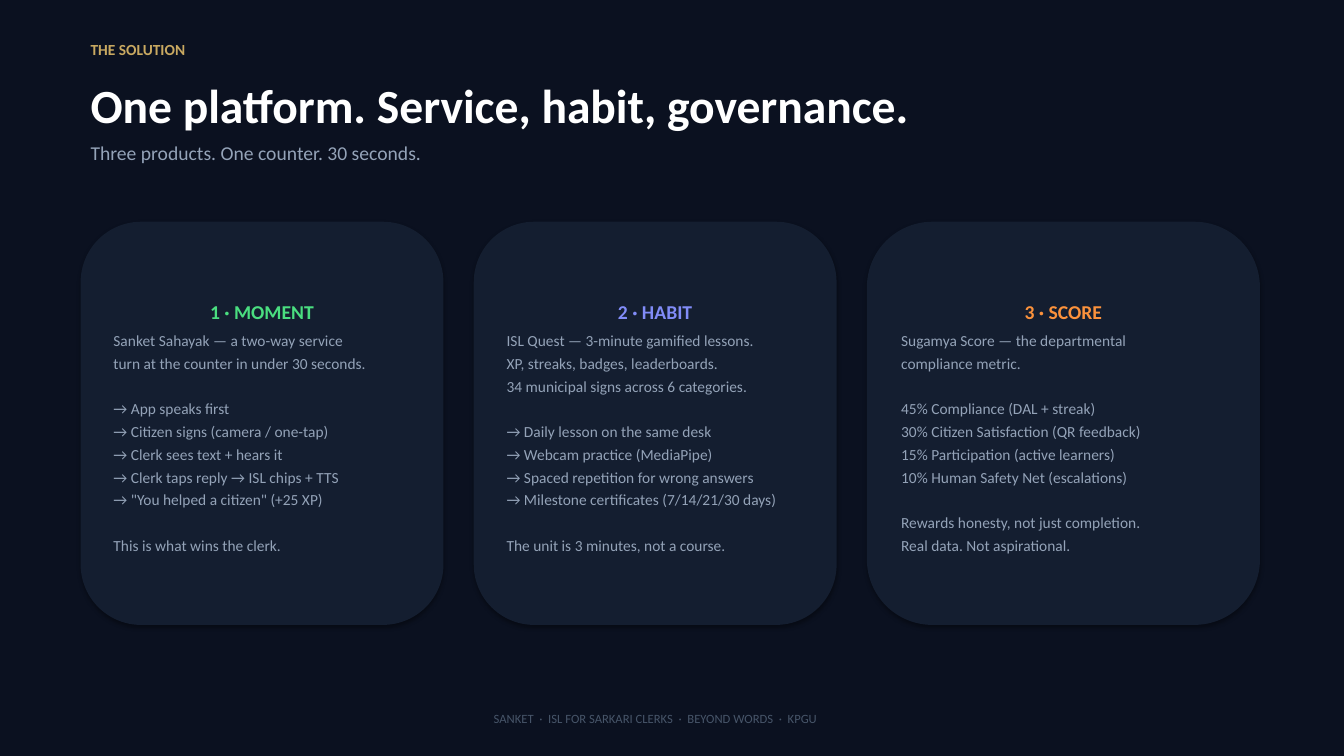
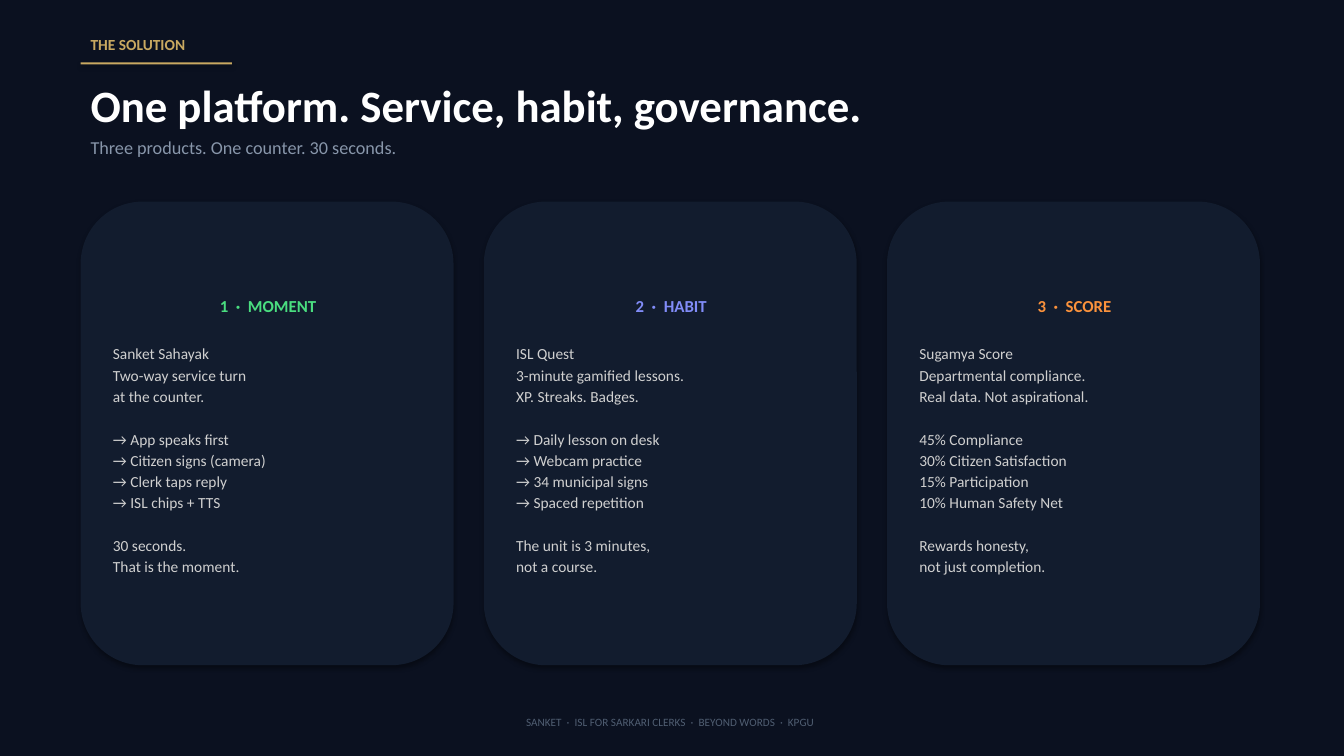
Before and after one commit to rudrakhairnar16-bit/sanket, a slide deck: slide 3 of deliverables/Sanket-Pitch-Deck-Yuva6.pptx. Drawn at 1344x756 pixels with LibreOffice and Linux fonts; fonts in the diff are those of the drawing. Boxes give left, top, right and bottom in pixels: in the first picture for what was removed or moved away, otherwise in the second. Text is boxed around its words. In the diff, an @@ line names an element or a change of style, - is before the commit and + after.

```diff
--- a/deliverables/Sanket-Pitch-Deck-Yuva6.pptx
+++ b/deliverables/Sanket-Pitch-Deck-Yuva6.pptx
@@ text "THE SOLUTION": place and size @@
-text "THE SOLUTION" at [91, 45, 185, 55]
+text "THE SOLUTION" at [91, 40, 185, 50]
@@ text "One platform. Service, habit, governance." at [91, 90, 861, 130]: size 34 to 32 pt @@
@@ rectangle added at [81, 63, 232, 65], fill #C9A961 @@
@@ text "Three products. One counter. 30 ..." at [91, 141, 396, 157]: size 14 to 13 pt, text colour #94A3B8 to #8896AA @@
@@ rounded rectangle "1 · MOMENT": place and size @@
-rounded rectangle "1 · MOMENT" at [81, 222, 444, 625]
+rounded rectangle "1 · MOMENT" at [81, 202, 454, 665]
@@ fill #141E30 to #121C2E in 3 elements at [887, 202, 1260, 665], [81, 202, 454, 665], [484, 202, 857, 665] @@
@@ rounded rectangle "2 · HABIT": place and size @@
-rounded rectangle "2 · HABIT" at [474, 222, 837, 625]
+rounded rectangle "2 · HABIT" at [484, 202, 857, 665]
@@ rounded rectangle "3 · SCORE": place and size @@
-rounded rectangle "3 · SCORE" at [867, 222, 1260, 625]
+rounded rectangle "3 · SCORE" at [887, 202, 1260, 665]
@@ text in rounded rectangle at [130, 301, 316, 448]: size 14 to 12 pt in "1 · MOMENT"; text colour #94A3B8 to #D0D0D0 in "→ App speaks first"; less space between paragraphs @@
@@ text in rounded rectangle at [636, 301, 707, 312]: size 14 to 12 pt in "2 · HABIT"; less space between paragraphs @@
@@ text in rounded rectangle at [919, 301, 1112, 405]: size 14 to 12 pt in "3 · SCORE"; text colour #94A3B8 to #D0D0D0 in "Real data. Not aspirational."; less space between paragraphs @@
@@ text in rounded rectangle at [113, 348, 246, 402]: text changed; text colour #94A3B8 to #D0D0D0 @@
-Sanket Sahayak — a two-way service
-turn at the counter in under 30 seconds.
+Sanket Sahayak
+Two-way service turn
+at the counter.
@@ text in rounded rectangle at [516, 349, 684, 572]: text changed; text colour #94A3B8 to #D0D0D0 @@
-ISL Quest — 3-minute gamified lessons.
-XP, streaks, badges, leaderboards.
-34 municipal signs across 6 categories.
-→ Daily lesson on the same desk
-→ Webcam practice (MediaPipe)
-→ Spaced repetition for wrong answers
-→ Milestone certificates (7/14/21/30 days)
-The unit is 3 minutes, not a course.
+ISL Quest
+3-minute gamified lessons.
+XP. Streaks. Badges.
+→ Daily lesson on desk
+→ Webcam practice
+→ 34 municipal signs
+→ Spaced repetition
+The unit is 3 minutes,
+not a course.
@@ text in rounded rectangle at [919, 349, 1086, 384]: text changed; text colour #94A3B8 to #D0D0D0 @@
-Sugamya Score — the departmental
-compliance metric.
-45% Compliance (DAL + streak)
-30% Citizen Satisfaction (QR feedback)
-15% Participation (active learners)
-10% Human Safety Net (escalations)
-Rewards honesty, not just completion.
+Sugamya Score
+Departmental compliance.
@@ text in rounded rectangle at [919, 434, 1067, 575]: paragraphs added @@
+45% Compliance
+30% Citizen Satisfaction
+15% Participation
+10% Human Safety Net
+Rewards honesty,
+not just completion.
@@ text in rounded rectangle at [113, 455, 266, 572]: text changed; text colour #94A3B8 to #D0D0D0 @@
-→ Citizen signs (camera / one-tap)
-→ Clerk sees text + hears it
-→ Clerk taps reply → ISL chips + TTS
-→ "You helped a citizen" (+25 XP)
-This is what wins the clerk.
+→ Citizen signs (camera)
+→ Clerk taps reply
+→ ISL chips + TTS
+30 seconds.
+That is the moment.
@@ text "SANKET · ISL FOR SARKARI ..." at [526, 719, 814, 726]: size 9 to 8 pt, text colour #475569 to #505E72 @@
```
Also in this commit, not shown: 9 other slides changed, 2 other files.
